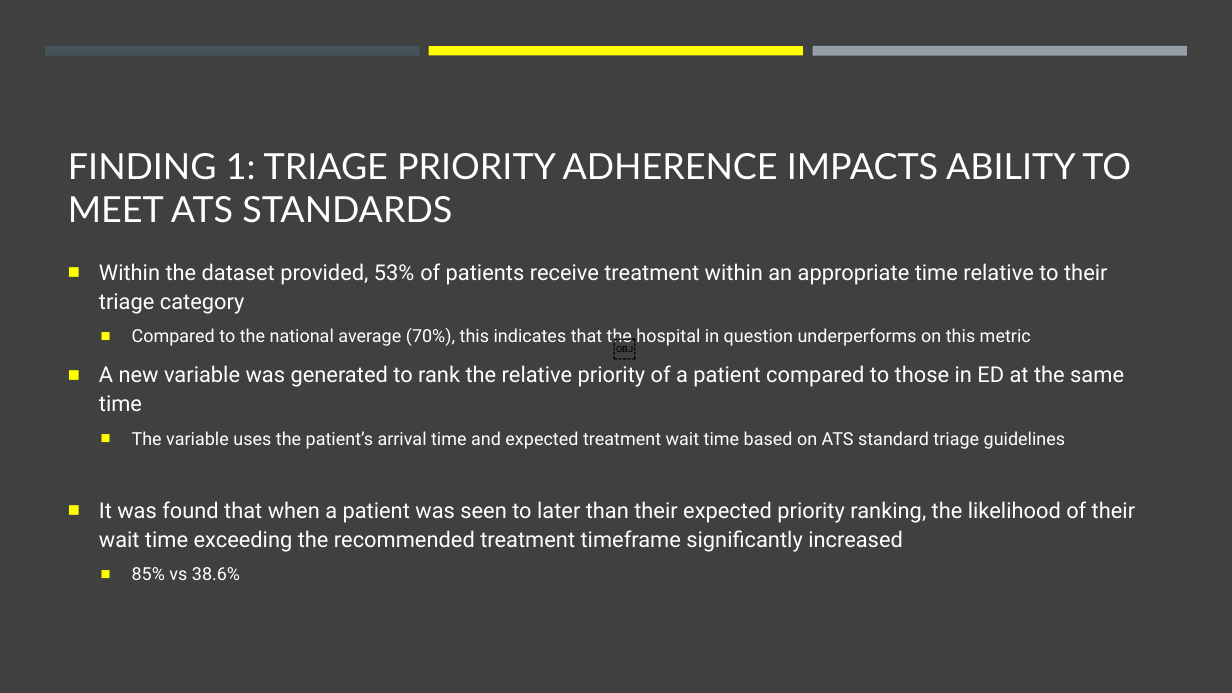
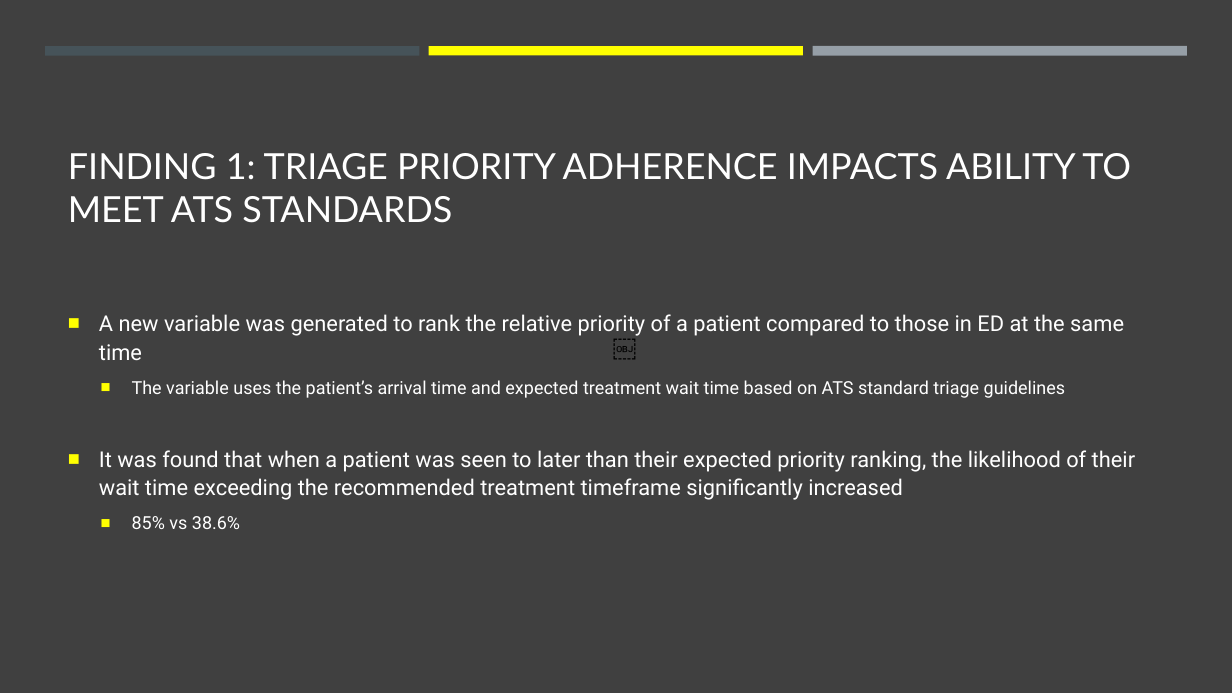
Before and after one commit to jasonnguyen3697/EY_DataChallenge, a slide deck: slide 8 of stuff.pptx (slide 6 before the commit). Drawn at 1232x693 pixels with LibreOffice and Linux fonts; fonts in the diff are those of the drawing. Boxes give left, top, right and bottom in pixels: in the first picture for what was removed or moved away, otherwise in the second. Text is boxed around its words. In the diff, an @@ line names an element or a change of style, - is before the commit and + after.

```diff
--- a/stuff.pptx
+++ b/stuff.pptx
@@ text at (x1=99, y1=263, x2=1107, y2=348): paragraphs removed @@
-■ Within the dataset provided, 53% of patients receive treatment within an appropriate time relative to their triage category
-  ■ Compared to the national average (70%), this indicates that the hospital in question underperforms on this metric
```
Also in this commit, not shown: 4 other slides changed, 2 slides added.
